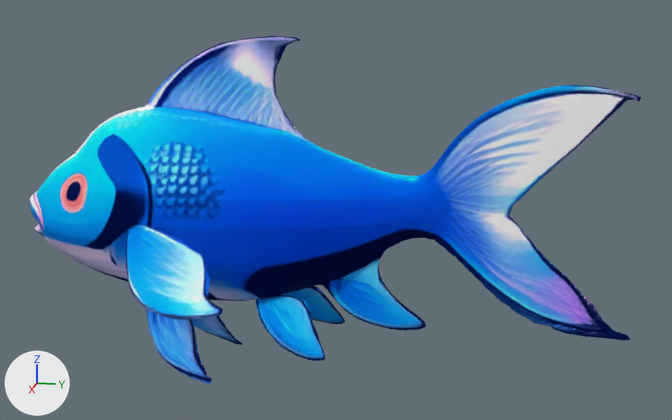
An edit to the glTF model saga-assets/creatures3d/blue_tang.glb, drawn before and after from the same camera.
The view is the same before and after, from a 50 mm lens placed at (0.309, 0.068, 0.138), pointed at (-0.001, 0.006, 0.06). The lights are fixed; the arrows at lower left show +X, +Y and +Z. The first picture is the older version.

Objects in the first picture: 'geometry_0'.
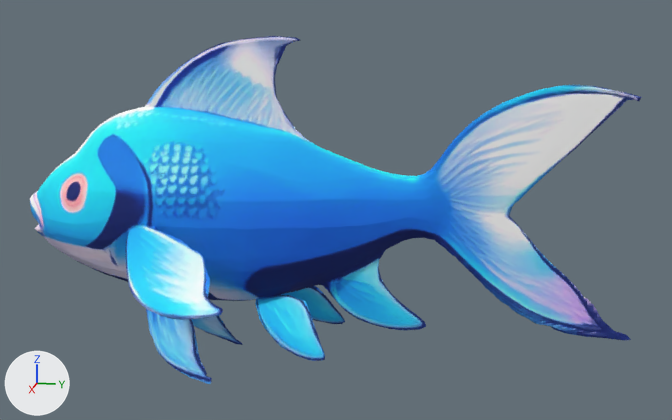
The edits, one by one:
In material 'Material_0' (mat_material_0), metallic goes from 1.0 to 0.0.

Changed parts and their boxes [x1, y1, x2, y2] in the pictures (672 x 420 px):
'geometry_0', surface changed
    both: [30, 36, 641, 384]
